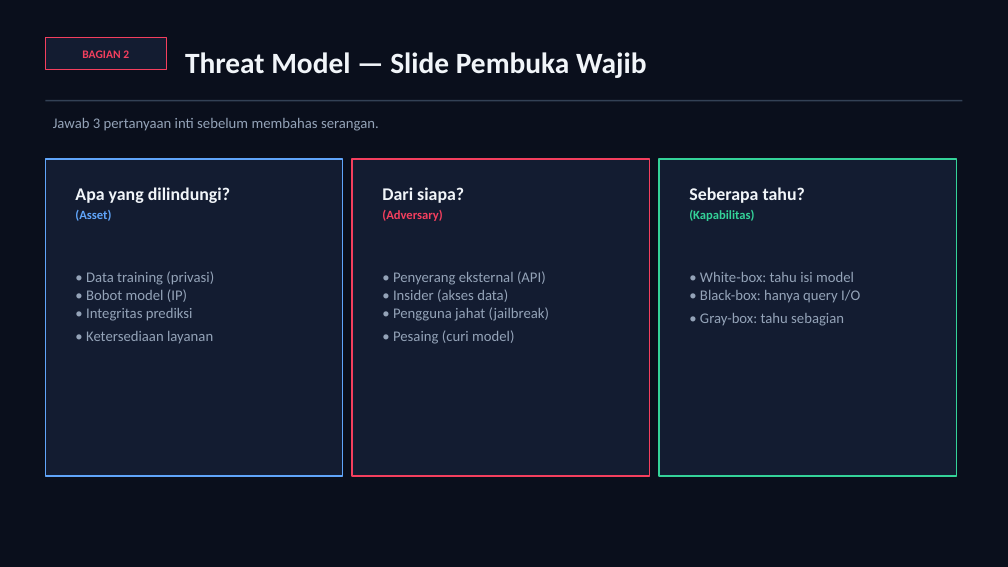
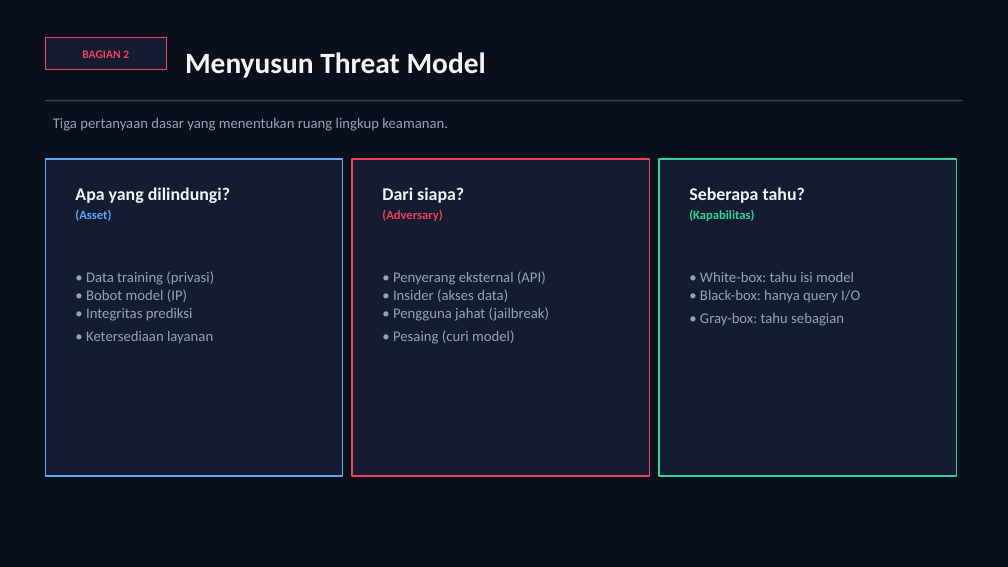
Before and after one commit to awangga/awangga.github.io, a slide deck: slide 3 of safe/Secure-AI.pptx. Drawn at 1008x567 pixels with LibreOffice and Linux fonts; fonts in the diff are those of the drawing. Boxes give left, top, right and bottom in pixels: in the first picture for what was removed or moved away, otherwise in the second. Text is boxed around its words. In the diff, an @@ line names an element or a change of style, - is before the commit and + after.

```diff
--- a/safe/Secure-AI.pptx
+++ b/safe/Secure-AI.pptx
@@ text at bbox=[185, 52, 486, 78]: text changed @@
-Threat Model — Slide Pembuka Wajib
+Menyusun Threat Model
@@ text at bbox=[53, 118, 448, 131]: text changed @@
-Jawab 3 pertanyaan inti sebelum membahas serangan.
+Tiga pertanyaan dasar yang menentukan ruang lingkup keamanan.
```
Also in this commit, not shown: 6 other slides changed, 2 other files.
